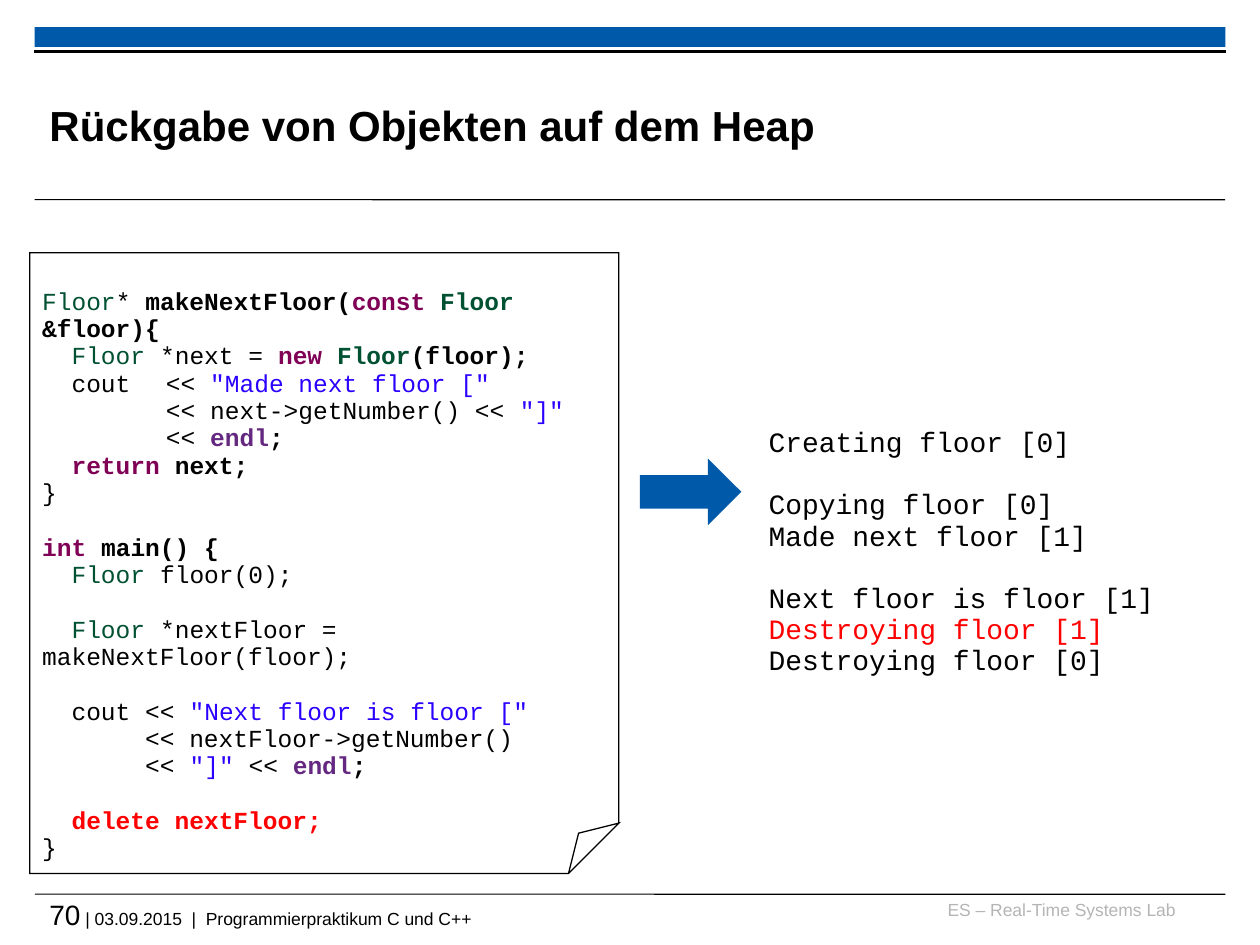
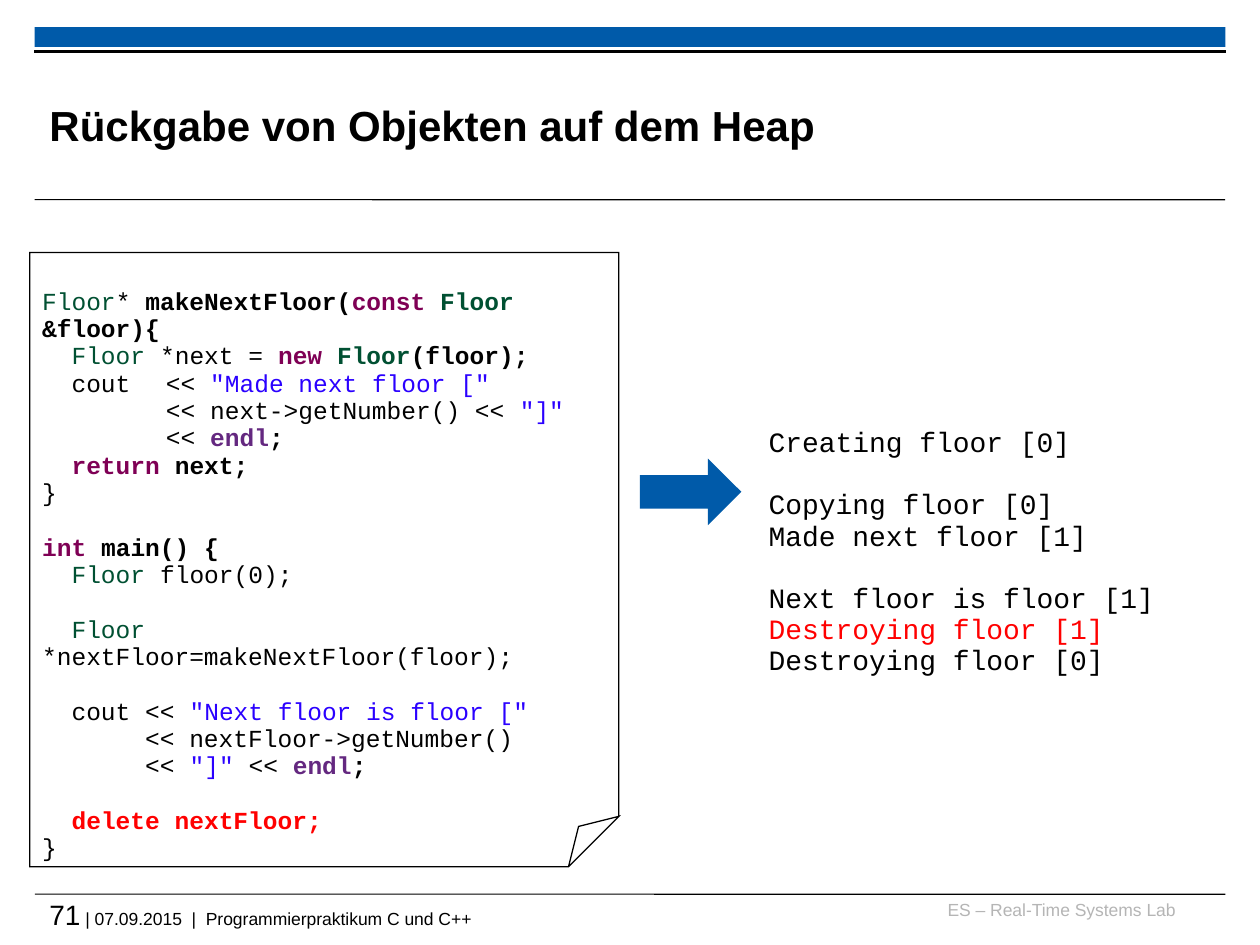
Before and after one commit to h82k/tud-cppp, a slide deck: slide 71 of vorlesung/cppp_lecture.pptx (slide 70 before the commit). Drawn at 1260x945 pixels with LibreOffice and Linux fonts; fonts in the diff are those of the drawing; background and template pictures are left out. Boxes give left, top, right and bottom in pixels: in the first picture for what was removed or moved away, otherwise in the second. Text is boxed around its words. In the diff, an @@ line names an element or a change of style, - is before the commit and + after.

```diff
--- a/vorlesung/cppp_lecture.pptx
+++ b/vorlesung/cppp_lecture.pptx
@@ folded corner "Floor* makeNextFloor(const Floor &floor){": place and size @@
-folded corner "Floor* makeNextFloor(const Floor &floor){" at bbox=[30, 253, 620, 874]
+folded corner "Floor* makeNextFloor(const Floor &floor){" at bbox=[30, 253, 620, 867]
@@ text in folded corner at bbox=[42, 620, 513, 670]: spaces changed @@
-Floor *nextFloor = makeNextFloor(floor);
+Floor *nextFloor=makeNextFloor(floor);
@@ text at bbox=[49, 905, 471, 929]: text changed @@
-70 | 03.09.2015 | Programmierpraktikum C und C++
+71 | 07.09.2015 | Programmierpraktikum C und C++
```
Also in this commit, not shown: 44 other slides changed, 6 slides added, 3 slides removed, 1 other file.
